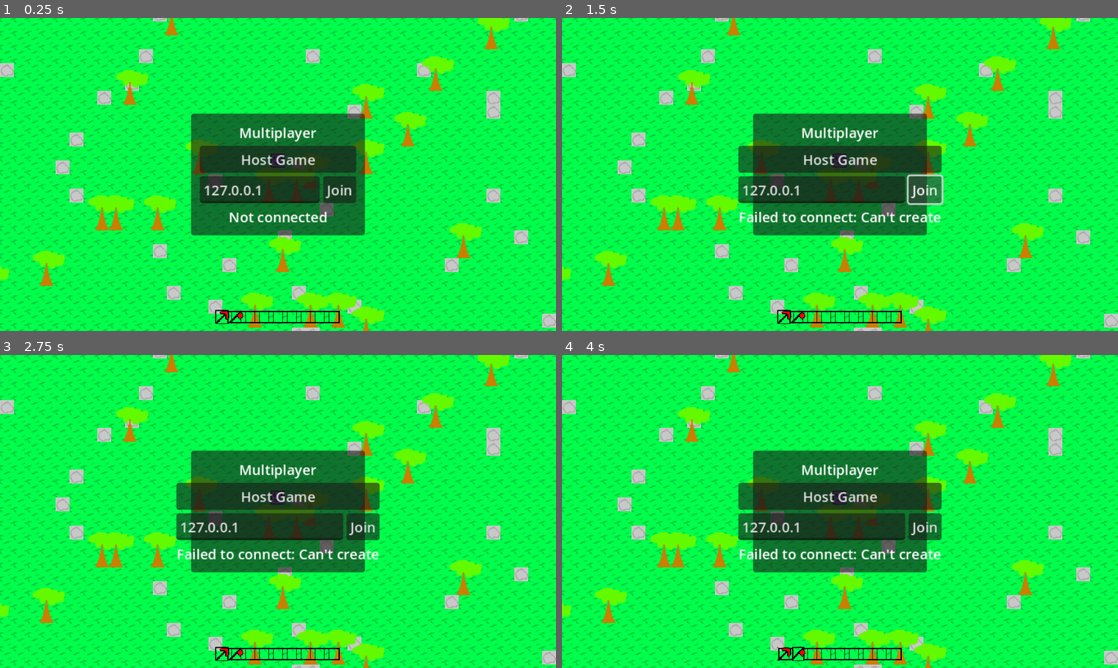
Above: before the commit, frames 1-4 (two rows, left to right).
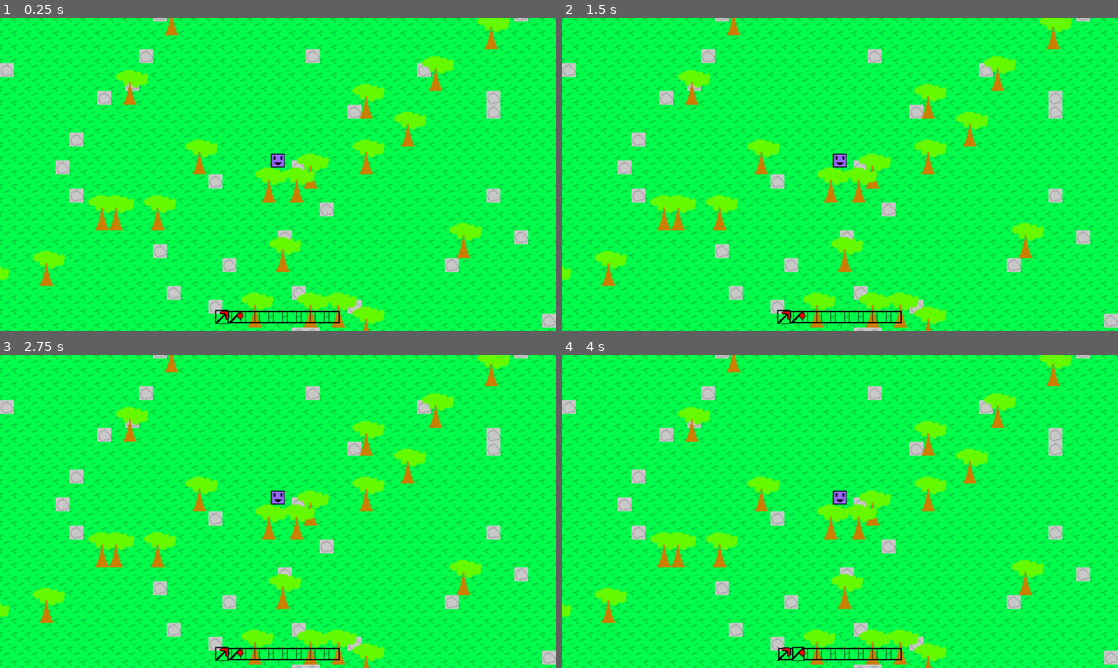
Above: after the commit, the same moments.

Repository: Pokebrouserkat/world
Game: Godot game, scene res://scenes/world.tscn
The game is run twice, just before and just after one commit, with the same random seed, the same clock (stepped at 60 frames per second) and the same inputs. Sound files missing from this copy of the repository are replaced by a short silence.
Inputs (mouse positions are in pixels of both pictures, inside the frame that each line leads up to):
- Up to frame 1 (0.25 s): no input
- Up to frame 2 (1.5 s): click (840, 158) at 0.5 s, where only the run before the commit has a clickable "Host Game"; click (912, 190) at 1.25 s, where only the run before the commit has a clickable "Join"
- Up to frame 3 (2.75 s): click (222, 655) at 2.02 s
- Up to frame 4 (4 s): click (795, 655) at 2.77 s; click (812, 655) at 3.52 s

The runs differ from the first frame. In frame 1, 12% of the frame differs, in the area x 34-66%, y 30-70%; in frame 2, 13%, in the area x 31-69%, y 30-70%; in frame 3, 13%; in frame 4, 13%.

Commit message:
Add pause menu with multiplayer and save management
- Create pause menu scene with Resume, Multiplayer, Save/Load, and Quit
- Move multiplayer Host/Join/Disconnect controls from NetworkUI to pause menu
- Add placeholder Save/Load buttons (TODO: implement)
- Pause game when menu is open (process_mode = 2)
- ESC key opens/closes pause menu
- Simplify game_manager.gd to only handle CMD+W for closing windows

Co-Authored-By: Claude Opus 4.5 <noreply@anthropic.com>

Diff:
--- /dev/null
+++ b/scenes/pause_menu.tscn
@@ -0,0 +1,122 @@
+[gd_scene load_steps=2 format=3 uid="uid://pause_menu_scene"]
+
+[ext_resource type="Script" path="res://scripts/pause_menu.gd" id="1_pause_menu"]
+
+[node name="PauseMenu" type="Control"]
+process_mode = 2
+layout_mode = 3
+anchors_preset = 15
+anchor_right = 1.0
+anchor_bottom = 1.0
+grow_horizontal = 2
+grow_vertical = 2
+mouse_filter = 1
+script = ExtResource("1_pause_menu")
+
+[node name="Background" type="ColorRect" parent="."]
+layout_mode = 1
+anchors_preset = 15
+anchor_right = 1.0
+anchor_bottom = 1.0
+grow_horizontal = 2
+grow_vertical = 2
+mouse_filter = 2
+color = Color(0, 0, 0, 0.5)
+
+[node name="Panel" type="Panel" parent="."]
+layout_mode = 1
+anchors_preset = 8
+anchor_left = 0.5
+anchor_top = 0.5
+anchor_right = 0.5
+anchor_bottom = 0.5
+offset_left = -120.0
+offset_top = -140.0
+offset_right = 120.0
+offset_bottom = 140.0
+grow_horizontal = 2
+grow_vertical = 2
+
+[node name="VBoxContainer" type="VBoxContainer" parent="Panel"]
+layout_mode = 1
+anchors_preset = 15
+anchor_right = 1.0
+anchor_bottom = 1.0
+offset_left = 10.0
+offset_top = 10.0
+offset_right = -10.0
+offset_bottom = -10.0
+grow_horizontal = 2
+grow_vertical = 2
+
+[node name="Title" type="Label" parent="Panel/VBoxContainer"]
+layout_mode = 2
+text = "Paused"
+horizontal_alignment = 1
+
+[node name="ResumeButton" type="Button" parent="Panel/VBoxContainer"]
+layout_mode = 2
+text = "Resume"
+
+[node name="Separator1" type="HSeparator" parent="Panel/VBoxContainer"]
+layout_mode = 2
+
+[node name="MultiplayerSection" type="VBoxContainer" parent="Panel/VBoxContainer"]
+layout_mode = 2
+
+[node name="MultiplayerLabel" type="Label" parent="Panel/VBoxContainer/MultiplayerSection"]
+layout_mode = 2
+text = "Multiplayer"
+horizontal_alignment = 1
+
+[node name="HostButton" type="Button" parent="Panel/VBoxContainer/MultiplayerSection"]
+layout_mode = 2
+text = "Host Game"
+
+[node name="JoinContainer" type="HBoxContainer" parent="Panel/VBoxContainer/MultiplayerSection"]
+layout_mode = 2
+
+[node name="IPInput" type="LineEdit" parent="Panel/VBoxContainer/MultiplayerSection/JoinContainer"]
+layout_mode = 2
+size_flags_horizontal = 3
+placeholder_text = "IP Address"
+
+[node name="JoinButton" type="Button" parent="Panel/VBoxContainer/MultiplayerSection/JoinContainer"]
+layout_mode = 2
+text = "Join"
+
+[node name="DisconnectButton" type="Button" parent="Panel/VBoxContainer/MultiplayerSection"]
+visible = false
+layout_mode = 2
+text = "Disconnect"
+
+[node name="StatusLabel" type="Label" parent="Panel/VBoxContainer/MultiplayerSection"]
+layout_mode = 2
+text = "Not connected"
+horizontal_alignment = 1
+
+[node name="Separator2" type="HSeparator" parent="Panel/VBoxContainer"]
+layout_mode = 2
+
+[node name="SaveSection" type="VBoxContainer" parent="Panel/VBoxContainer"]
+layout_mode = 2
+
+[node name="SaveLabel" type="Label" parent="Panel/VBoxContainer/SaveSection"]
+layout_mode = 2
+text = "Save/Load"
+horizontal_alignment = 1
+
+[node name="SaveButton" type="Button" parent="Panel/VBoxContainer/SaveSection"]
+layout_mode = 2
+text = "Save Game"
+
+[node name="LoadButton" type="Button" parent="Panel/VBoxContainer/SaveSection"]
+layout_mode = 2
+text = "Load Game"
+
+[node name="Separator3" type="HSeparator" parent="Panel/VBoxContainer"]
+layout_mode = 2
+
+[node name="QuitButton" type="Button" parent="Panel/VBoxContainer"]
+layout_mode = 2
+text = "Quit Game"
--- a/scenes/world.tscn
+++ b/scenes/world.tscn
@@ -12,8 +12,8 @@
 [ext_resource type="Texture2D" uid="uid://dflg7rcrh04js" path="res://graphics/woodwall.png" id="11_woodwall"]
 [ext_resource type="Texture2D" uid="uid://njtb42pn2yh4" path="res://graphics/stonewall.png" id="12_stonewall"]
 [ext_resource type="PackedScene" path="res://scenes/box_inventory.tscn" id="13_box_inv"]
-[ext_resource type="Script" path="res://scripts/player_spawner.gd" id="14_spawner"]
-[ext_resource type="PackedScene" path="res://scenes/network_ui.tscn" id="15_network_ui"]
+[ext_resource type="Script" uid="uid://ds48s4p3l7g7g" path="res://scripts/player_spawner.gd" id="14_spawner"]
+[ext_resource type="PackedScene" path="res://scenes/pause_menu.tscn" id="15_pause_menu"]
 
 [sub_resource type="TileSetAtlasSource" id="TileSetAtlasSource_fj7yv"]
 texture = ExtResource("1_f3sb7")
@@ -84,7 +84,7 @@
 
 [node name="BoxInventory" parent="CanvasLayer" instance=ExtResource("13_box_inv")]
 
-[node name="NetworkUI" parent="CanvasLayer" instance=ExtResource("15_network_ui")]
+[node name="PauseMenu" parent="CanvasLayer" instance=ExtResource("15_pause_menu")]
 
 [node name="GameManager" type="Node" parent="."]
 script = ExtResource("9_game_manager")
--- a/scripts/game_manager.gd
+++ b/scripts/game_manager.gd
@@ -1,42 +1,22 @@
 extends Node
 
 var crafting_window: Control = null
-var quit_dialog: ConfirmationDialog = null
+var box_inventory: Control = null
 
 
 func _ready() -> void:
 	await get_tree().process_frame
 	crafting_window = get_tree().get_first_node_in_group("crafting_window")
-	_create_quit_dialog()
-
-
-func _create_quit_dialog() -> void:
-	quit_dialog = ConfirmationDialog.new()
-	quit_dialog.title = "Quit Game"
-	quit_dialog.dialog_text = "Are you sure you want to quit?"
-	quit_dialog.ok_button_text = "Quit"
-	quit_dialog.cancel_button_text = "Cancel"
-	quit_dialog.confirmed.connect(_on_quit_confirmed)
-	quit_dialog.initial_position = Window.WINDOW_INITIAL_POSITION_CENTER_MAIN_WINDOW_SCREEN
-	add_child(quit_dialog)
-
-
-func _on_quit_confirmed() -> void:
-	get_tree().quit()
+	box_inventory = get_tree().get_first_node_in_group("box_inventory")
 
 
 func _input(event: InputEvent) -> void:
 	if event is InputEventKey and event.pressed:
-		# CMD+W on macOS (meta key is Command)
+		# CMD+W on macOS (meta key is Command) - close open windows
 		if event.keycode == KEY_W and event.meta_pressed:
-			get_viewport().set_input_as_handled()
-			_handle_close_action()
-
-
-func _handle_close_action() -> void:
-	# First check if crafting window is open
-	if crafting_window and crafting_window.is_open:
-		crafting_window.close()
-	else:
-		# Show quit confirmation
-		quit_dialog.popup_centered()
+			if crafting_window and crafting_window.is_open:
+				crafting_window.close()
+				get_viewport().set_input_as_handled()
+			elif box_inventory and box_inventory.is_open:
+				box_inventory.close()
+				get_viewport().set_input_as_handled()
--- /dev/null
+++ b/scripts/pause_menu.gd
@@ -0,0 +1,171 @@
+extends Control
+
+## PauseMenu - Game pause menu with multiplayer and save file management
+## Opened/closed with ESC key
+
+signal resumed
+
+var is_open: bool = false
+
+# UI elements
+@onready var panel: Panel = $Panel
+@onready var resume_button: Button = $Panel/VBoxContainer/ResumeButton
+@onready var multiplayer_section: VBoxContainer = $Panel/VBoxContainer/MultiplayerSection
+@onready var host_button: Button = $Panel/VBoxContainer/MultiplayerSection/HostButton
+@onready var join_container: HBoxContainer = $Panel/VBoxContainer/MultiplayerSection/JoinContainer
+@onready var ip_input: LineEdit = $Panel/VBoxContainer/MultiplayerSection/JoinContainer/IPInput
+@onready var join_button: Button = $Panel/VBoxContainer/MultiplayerSection/JoinContainer/JoinButton
+@onready var disconnect_button: Button = $Panel/VBoxContainer/MultiplayerSection/DisconnectButton
+@onready var status_label: Label = $Panel/VBoxContainer/MultiplayerSection/StatusLabel
+@onready var save_section: VBoxContainer = $Panel/VBoxContainer/SaveSection
+@onready var save_button: Button = $Panel/VBoxContainer/SaveSection/SaveButton
+@onready var load_button: Button = $Panel/VBoxContainer/SaveSection/LoadButton
+@onready var quit_button: Button = $Panel/VBoxContainer/QuitButton
+
+
+func _ready() -> void:
+	visible = false
+	mouse_filter = Control.MOUSE_FILTER_STOP
+
+	# Connect button signals
+	resume_button.pressed.connect(_on_resume_pressed)
+	host_button.pressed.connect(_on_host_pressed)
+	join_button.pressed.connect(_on_join_pressed)
+	disconnect_button.pressed.connect(_on_disconnect_pressed)
+	ip_input.text_submitted.connect(_on_ip_submitted)
+	save_button.pressed.connect(_on_save_pressed)
+	load_button.pressed.connect(_on_load_pressed)
+	quit_button.pressed.connect(_on_quit_pressed)
+
+	# Connect network signals
+	NetworkManager.player_connected.connect(_on_player_connected)
+	NetworkManager.player_disconnected.connect(_on_player_disconnected)
+	NetworkManager.connection_succeeded.connect(_on_connection_succeeded)
+	NetworkManager.connection_failed.connect(_on_connection_failed)
+	NetworkManager.server_disconnected.connect(_on_server_disconnected)
+
+	# Set default IP
+	ip_input.text = "127.0.0.1"
+
+
+func _input(event: InputEvent) -> void:
+	if event is InputEventKey and event.pressed and event.keycode == KEY_ESCAPE:
+		if is_open:
+			close()
+		else:
+			open()
+		get_viewport().set_input_as_handled()
+
+
+func open() -> void:
+	if is_open:
+		return
+	is_open = true
+	visible = true
+	get_tree().paused = true
+	_update_ui()
+
+
+func close() -> void:
+	if not is_open:
+		return
+	is_open = false
+	visible = false
+	get_tree().paused = false
+	resumed.emit()
+
+
+func _on_resume_pressed() -> void:
+	close()
+
+
+func _on_host_pressed() -> void:
+	var error = NetworkManager.host_game()
+	if error == OK:
+		status_label.text = "Hosting on port %d" % NetworkManager.DEFAULT_PORT
+	else:
+		status_label.text = "Failed to host: %s" % error_string(error)
+	_update_ui()
+
+
+func _on_join_pressed() -> void:
+	var ip = ip_input.text.strip_edges()
+	if ip.is_empty():
+		status_label.text = "Enter IP address"
+		return
+
+	var error = NetworkManager.join_game(ip)
+	if error == OK:
+		status_label.text = "Connecting to %s..." % ip
+	else:
+		status_label.text = "Failed to connect: %s" % error_string(error)
+	_update_ui()
+
+
+func _on_ip_submitted(_text: String) -> void:
+	_on_join_pressed()
+
+
+func _on_disconnect_pressed() -> void:
+	NetworkManager.disconnect_game()
+	status_label.text = "Disconnected"
+	_update_ui()
+
+
+func _on_save_pressed() -> void:
+	# TODO: Implement save functionality
+	status_label.text = "Game saved!"
+
+
+func _on_load_pressed() -> void:
+	# TODO: Implement load functionality
+	status_label.text = "Game loaded!"
+
+
+func _on_quit_pressed() -> void:
+	get_tree().quit()
+
+
+func _on_player_connected(peer_id: int) -> void:
+	if is_open:
+		var count = NetworkManager.get_connected_peers().size()
+		status_label.text = "%d player(s) connected" % count
+
+
+func _on_player_disconnected(peer_id: int) -> void:
+	if is_open:
+		var count = NetworkManager.get_connected_peers().size()
+		status_label.text = "%d player(s) connected" % count
+
+
+func _on_connection_succeeded() -> void:
+	status_label.text = "Connected!"
+	_update_ui()
+
+
+func _on_connection_failed() -> void:
+	status_label.text = "Connection failed"
+	_update_ui()
+
+
+func _on_server_disconnected() -> void:
+	status_label.text = "Server disconnected"
+	_update_ui()
+
+
+func _update_ui() -> void:
+	var connected = NetworkManager.is_connected_to_game()
+	host_button.visible = not connected
+	join_container.visible = not connected
+	disconnect_button.visible = connected
+
+	# Only host can save/load in multiplayer
+	var can_save = not connected or NetworkManager.is_host()
+	save_button.disabled = not can_save
+	load_button.disabled = not can_save
+
+	if connected:
+		if NetworkManager.is_host():
+			status_label.text = "Hosting (%d players)" % NetworkManager.get_connected_peers().size()
+		else:
+			status_label.text = "Connected as client"
Not shown: 1 places in scenes/world.tscn that only renumber resources
